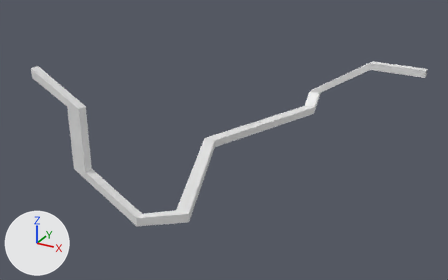
The FBX model Assets/3D Assets/Kabel_KS.fbx as it was, and as the next commit left it.
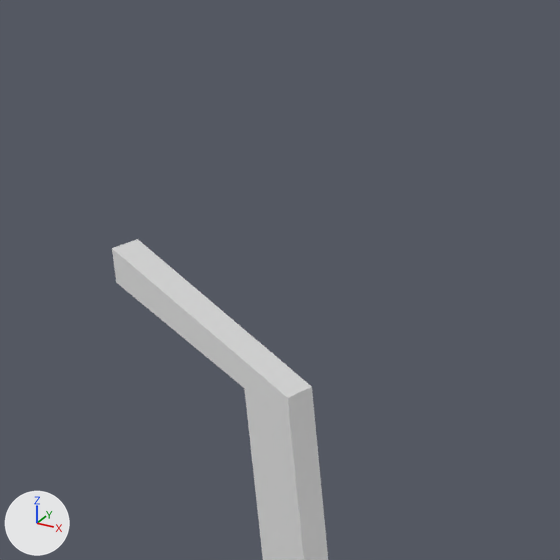
Old and new are each drawn whole from a 50 mm lens placed at (0.827, -1.348, 0.813), pointed at (0.022, 0.116, 0.081) and again close up on the part from 0% to 34% of the width and 0% to 55% of the height. Arrows for +X, +Y and +Z are at lower left; the lights stay in place.

Objects in the first close-up: 'Kabel_Kühlschrank'.
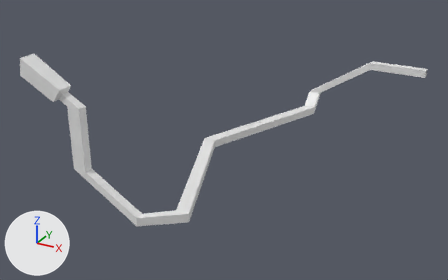
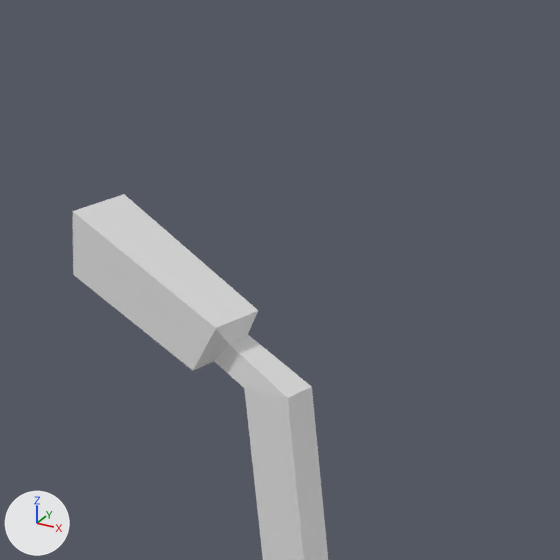
Where the change shows, as pixel boxes [x1, y1, x2, y2] in the close-ups (560 x 560 px):
'Kabel_Kühlschrank', reshaped: before [112, 239, 328, 560]; after [72, 194, 328, 560]
part 1 of me_cube_009, built on: before [112, 239, 307, 385]; after [72, 194, 307, 385]

The change in detail:
me_cube_009 is used by ob_kabel_kühlschrank; location (0.0, 0.0, 0.0).
me_cube_009 had 40 vertices, 37 faces and spanned x -0.293..0.464, y -0.292..0.704, z 0.0..0.363.
me_cube_009 now has 48 vertices, 45 faces and spans x -0.32..0.464, y -0.304..0.704, z 0.0..0.389.
Part 1, on me_cube_009:
4 faces are deleted.
4 vertices move from x -0.293, y -0.292..-0.268, z 0.339..0.363 to x -0.32..-0.312, y -0.304..-0.257, z 0.343..0.389.
8 vertices are added at x -0.223..-0.198, y -0.301..-0.26, z 0.29..0.325.
12 new faces join them.
